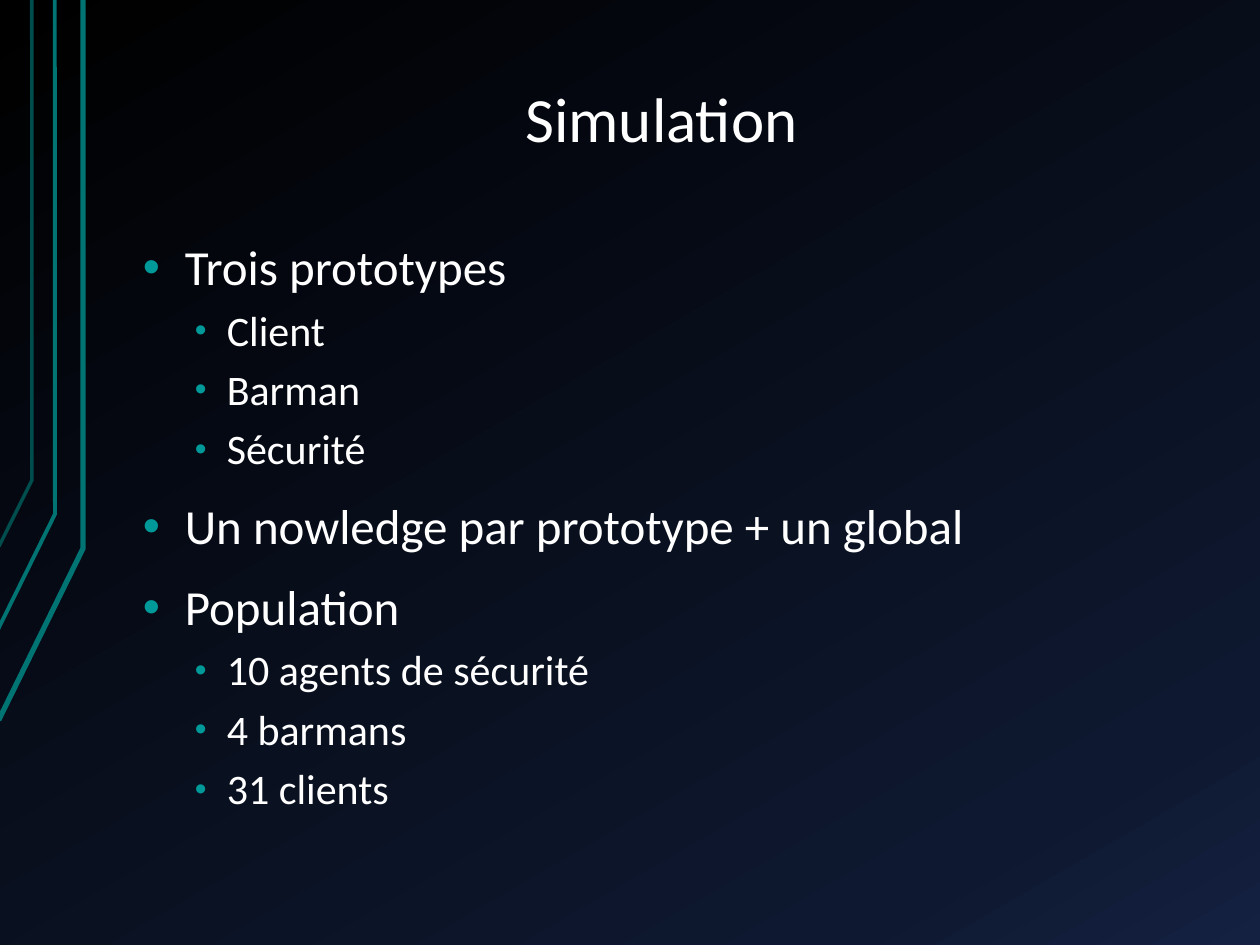
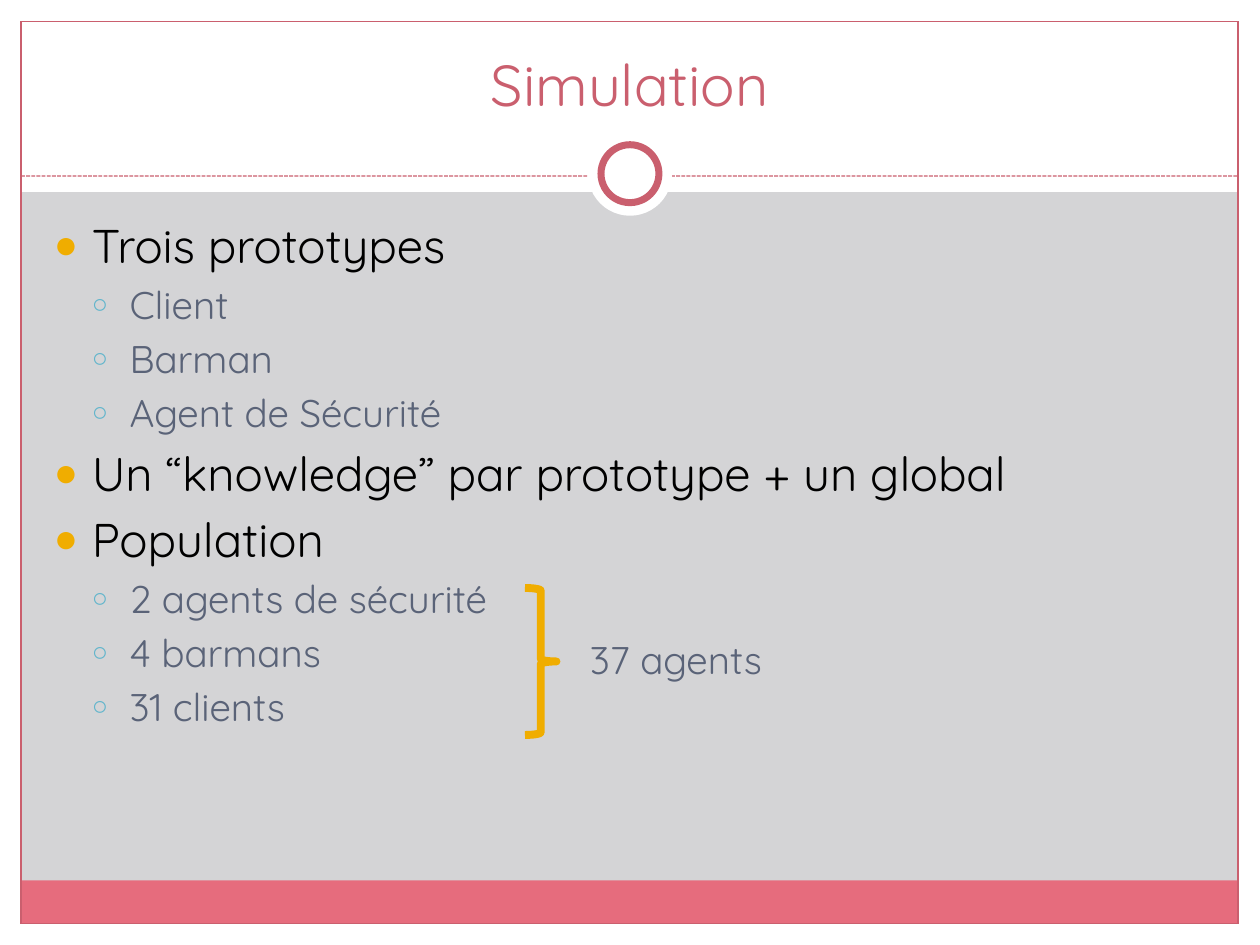
Before and after one commit to YanyanZ/AlcoloBattle2, a slide deck: slide 3 of slides/alcolobattle.pptx (slide 2 before the commit). Drawn at 1260x945 pixels with LibreOffice and Linux fonts; fonts in the diff are those of the drawing. Boxes give left, top, right and bottom in pixels: in the first picture for what was removed or moved away, otherwise in the second. Text is boxed around its words. In the diff, an @@ line names an element or a change of style, - is before the commit and + after.

Commit message:
slides pptx

```diff
--- a/slides/alcolobattle.pptx
+++ b/slides/alcolobattle.pptx
@@ background gradient #000000 to #0F1931 to #142242 to #D4D4D6 @@
@@ freeform shape removed at (x1=0, y1=0, x2=83, y2=721) @@
@@ freeform shape removed at (x1=0, y1=0, x2=55, y2=629) @@
@@ freeform shape removed at (x1=0, y1=0, x2=32, y2=547) @@
@@ rectangle added at (x1=0, y1=0, x2=1260, y2=192), fill #FFFFFF @@
@@ rectangle added at (x1=0, y1=0, x2=21, y2=945), fill #FFFFFF @@
@@ rectangle added at (x1=21, y1=21, x2=1239, y2=924), outline #CB5F6E 0.75 pt @@
@@ rectangle added at (x1=1239, y1=0, x2=1260, y2=945), fill #FFFFFF @@
@@ title "Simulation" moved from (x1=525, y1=98, x2=797, y2=143) to (x1=491, y1=63, x2=769, y2=107) @@
@@ title "Simulation" at (x1=491, y1=63, x2=769, y2=107): size 36 to 33 pt, font Calibri to Quicksand, text colour #FFFFFF to #CB5F6E; line spacing 0.9 to 1 @@
@@ ellipse added at (x1=588, y1=132, x2=673, y2=217), fill #FFFFFF @@
@@ ellipse added at (x1=601, y1=145, x2=659, y2=203), fill #FFFFFF, outline #CB5F6E 4 pt @@
@@ line added from (21, 176) to (1239, 176), #CB5F6E 0.75 pt dashed @@
@@ text "Trois prototypes" moved from (x1=185, y1=251, x2=963, y2=805) to (x1=92, y1=230, x2=1006, y2=722) @@
@@ text at (x1=92, y1=230, x2=445, y2=722): size 28 to 27 pt, text colour #FFFFFF to #000000 in "Trois prototypes", "Population"; font Calibri to Quicksand in "Trois prototypes", "Client", "Barman", "Population" and 2 more places; size 24 to 22 pt, text colour #FFFFFF to #5A6378 in "Client", "Barman", "4 barmans", "31 clients"; bullet • to ●; line spacing 0.9 to 1; less space between paragraphs; bullet colour #009999 to #F0AD00; bullet • to ○; bullet colour #009999 to #60B5CC @@
@@ text at (x1=92, y1=398, x2=1006, y2=501): text changed; size 28 to 27 pt; font Calibri to Quicksand; text colour #FFFFFF to #000000 @@
-  • Sécurité
-• Un nowledge par prototype + un global
+  ○ Agent de Sécurité
+● Un “knowledge” par prototype + un global
@@ text at (x1=130, y1=584, x2=487, y2=621): text changed; size 24 to 22 pt; font Calibri to Quicksand; text colour #FFFFFF to #5A6378 @@
-  • 10 agents de sécurité
+  ○ 2 agents de sécurité
@@ right brace added at (x1=525, y1=588, x2=557, y2=736), outline #F0AD00 4.5 pt @@
@@ text added at (x1=590, y1=647, x2=762, y2=682), 22 pt, text #5A6378 @@
+37 agents
@@ rectangle added at (x1=20, y1=881, x2=1237, y2=924), fill #E66C7D @@
@@ rectangle added at (x1=0, y1=924, x2=1260, y2=945), fill #FFFFFF @@
```
Also in this commit, not shown: 3 other slides changed, 5 slides added, 3 slides removed.
